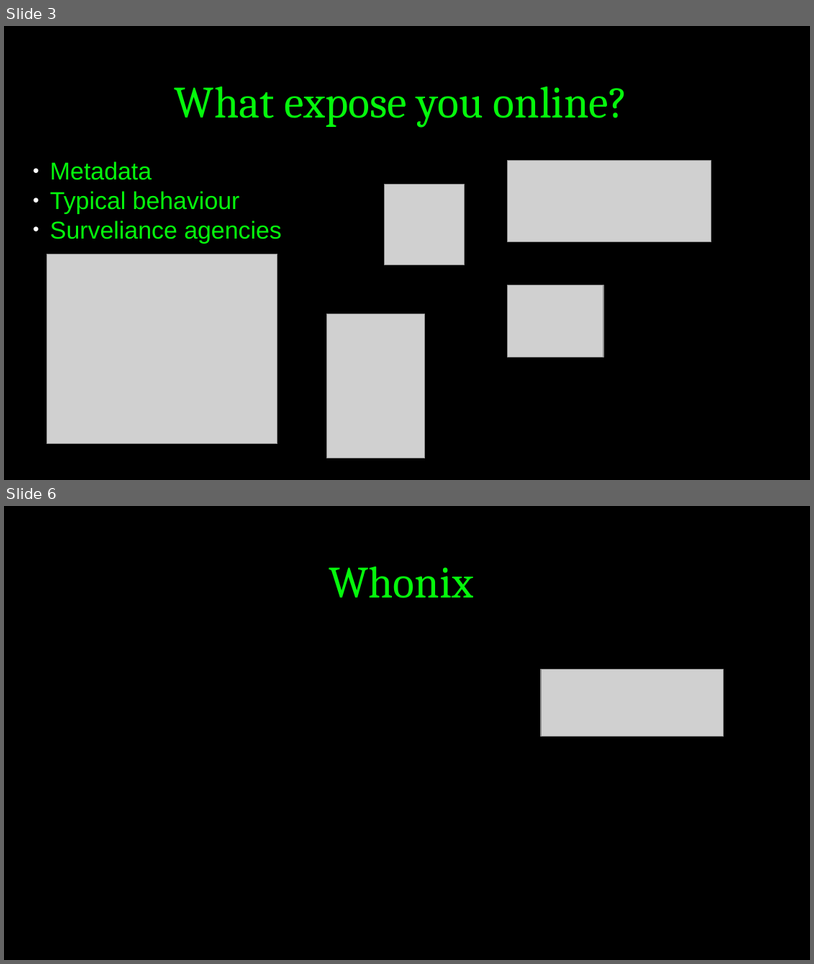
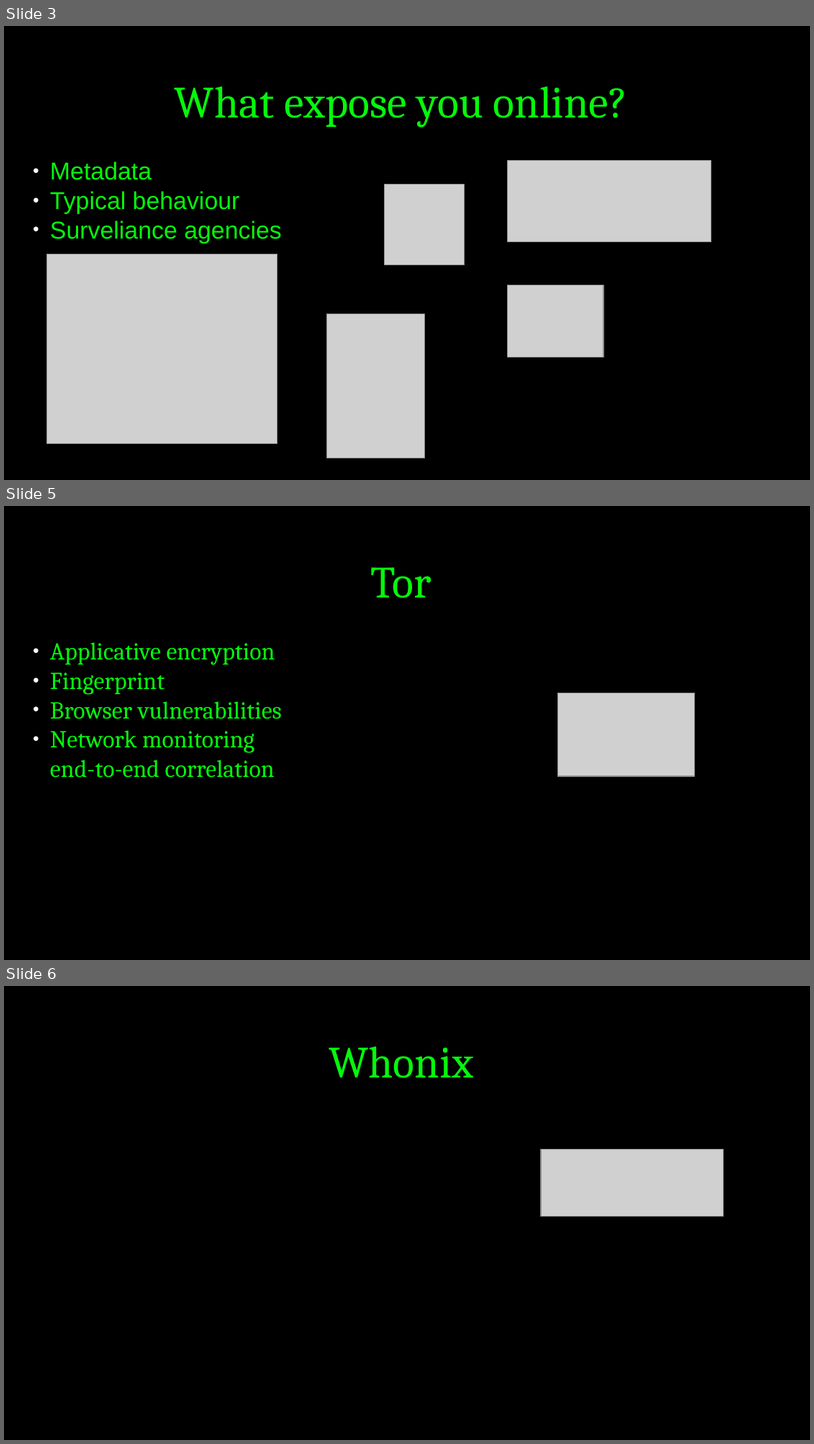
Before and after one commit to Mqtth3w/online-security-and-anonymity-unipr, a slide deck: Presentation.odp. Shown one above the other, each under a label of ours: slides 3 and 6 before the commit, slides 3, 5 and 6 after it; the slides between them are not shown. The pictures are 814x964 and 814x1444 pixels, drawn with LibreOffice and Linux fonts; fonts in the diff are those of the drawing; grey boxes stand for pictures. Boxes give left, top, right and bottom in pixels: in the first picture for what was removed or moved away, otherwise in the second. Text is boxed around its words. In the diff, an @@ line names an element or a change of style, - is before the commit and + after.

```diff
--- a/Presentation.odp
+++ b/Presentation.odp
@@ slide 5 added at (x1=4, y1=506, x2=810, y2=960), background #000000 @@
@@ title added at (x1=371, y1=567, x2=432, y2=598), 44 pt, text #05F80C @@
+Tor
@@ subtitle added at (x1=50, y1=642, x2=282, y2=777), 24 pt, text #05F80C @@
+● Applicative encryption
+● Fingerprint
+● Browser vulnerabilities
+● Network monitoring
+end-to-end correlation
@@ picture added at (x1=558, y1=693, x2=694, y2=776) @@
```
Also in this commit, not shown: 1 slide changed, 1 other slide added, 2 slides removed.
